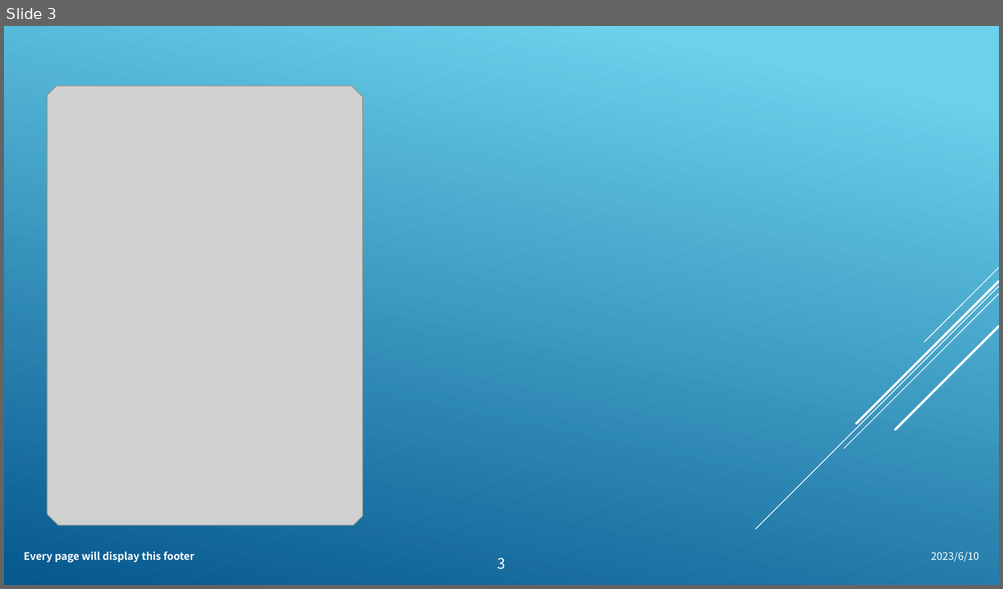
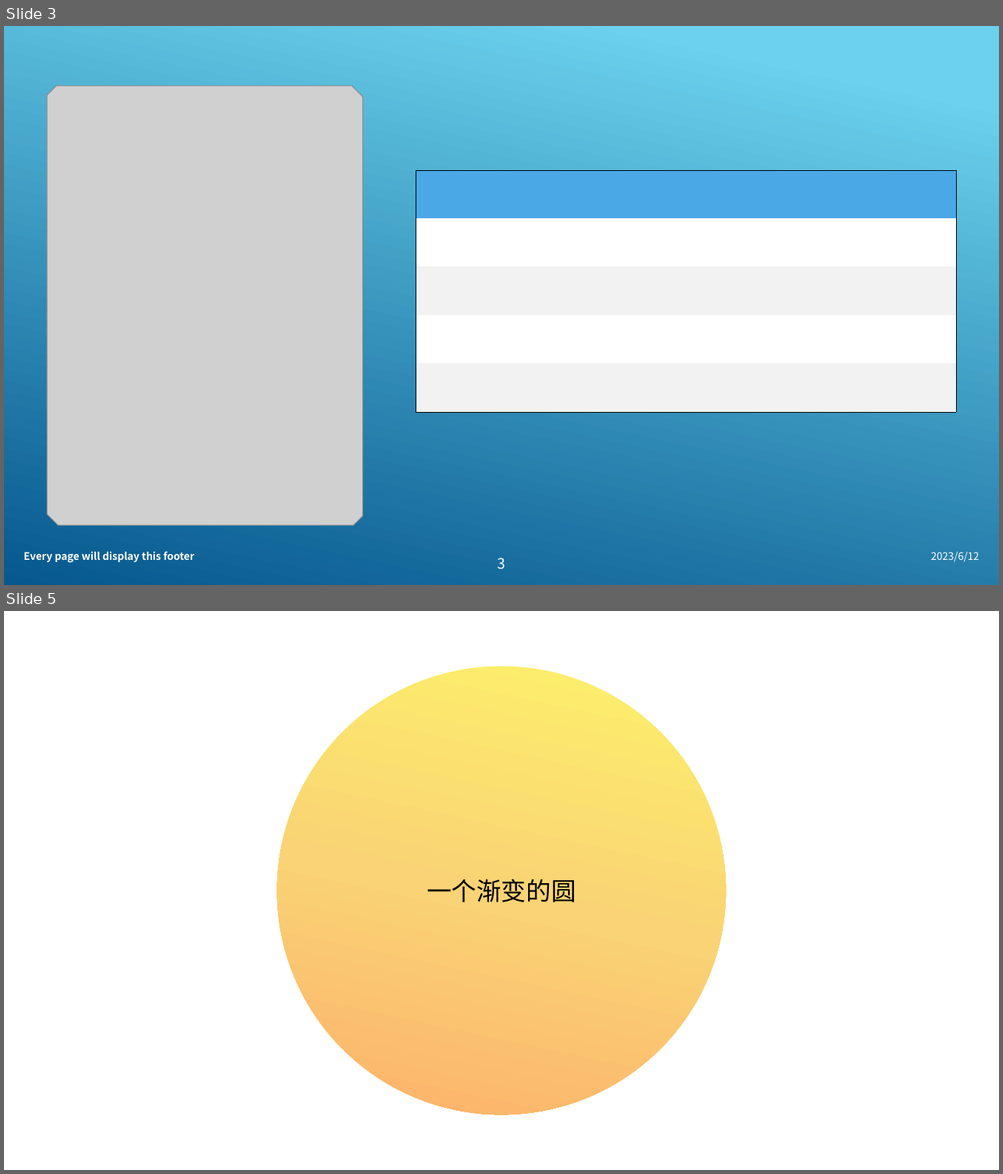
Before and after one commit to W1033/Hardware-and-Software-Apps-Notes, a slide deck: Office办公套件/PowerPoint/PPT制作教程-bilibili/演示文稿1.pptx. Shown one above the other, each under a label of ours: slide 3 before the commit, slides 3 and 5 after it; the slides between them are not shown. The pictures are 1003x589 and 1003x1174 pixels, drawn with LibreOffice and Linux fonts; fonts in the diff are those of the drawing; grey boxes stand for pictures. Boxes give left, top, right and bottom in pixels: in the first picture for what was removed or moved away, otherwise in the second. Text is boxed around its words. In the diff, an @@ line names an element or a change of style, - is before the commit and + after.

```diff
--- a/Office办公套件/PowerPoint/PPT制作教程-bilibili/演示文稿1.pptx
+++ b/Office办公套件/PowerPoint/PPT制作教程-bilibili/演示文稿1.pptx
@@ slide 5 added at box(4, 611, 999, 1170), background #FFFFFF @@
@@ ellipse added at box(277, 667, 726, 1116), fill gradient #FDF16A to #F9D375 to #FDB16A, 24 pt, text #000000 @@
+一个渐变的圆
@@ slide 3 changed as well @@
@@ table added at box(416, 170, 956, 412), 5 rows, 2 columns @@
+ | 
+ | 
+ | 
+ | 
+ | 
@@ group removed at box(755, 268, 999, 530): 5 lines @@
@@ text at box(930, 552, 979, 562): text changed @@
-2023/6/10
+2023/6/12
```
Also in this commit, not shown: 2 other slides changed, 2 other slides added, 1 slide removed, 15 other files.
